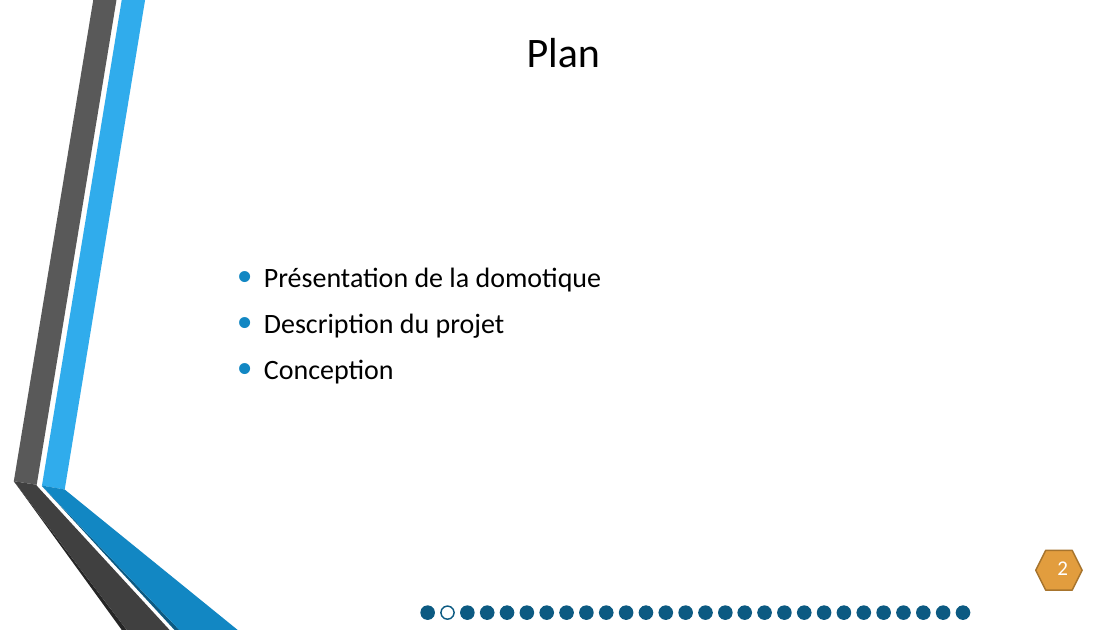
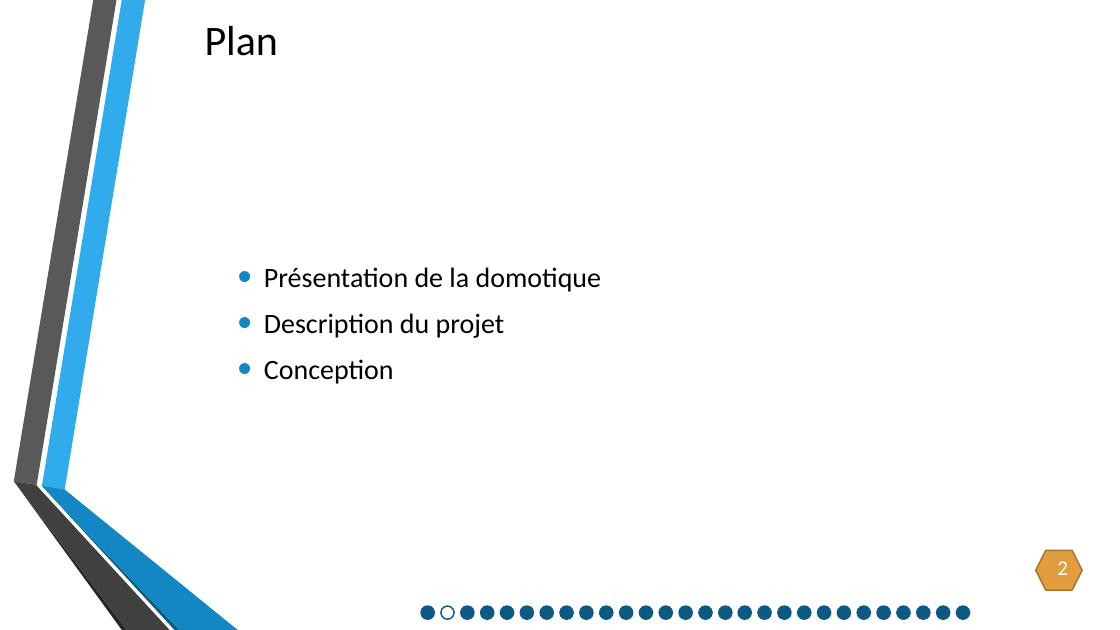
Before and after one commit to CyrillePierre/smartdevcom, a slide deck: slide 3 of doc/soutenance/Création d’un réseau générique et dynamique.pptx. Drawn at 1120x630 pixels with LibreOffice and Linux fonts; fonts in the diff are those of the drawing; background and template pictures are left out. Boxes give left, top, right and bottom in pixels: in the first picture for what was removed or moved away, otherwise in the second. Text is boxed around its words. In the diff, an @@ line names an element or a change of style, - is before the commit and + after.

```diff
--- a/doc/soutenance/Création d’un réseau générique et dynamique.pptx
+++ b/doc/soutenance/Création d’un réseau générique et dynamique.pptx
@@ title "Plan": place and size @@
-title "Plan" at [527, 38, 600, 68]
+title "Plan" at [205, 26, 278, 56]
```
Also in this commit, not shown: 6 other slides changed, 9 slides added, 2 slides removed, 1 other file.
